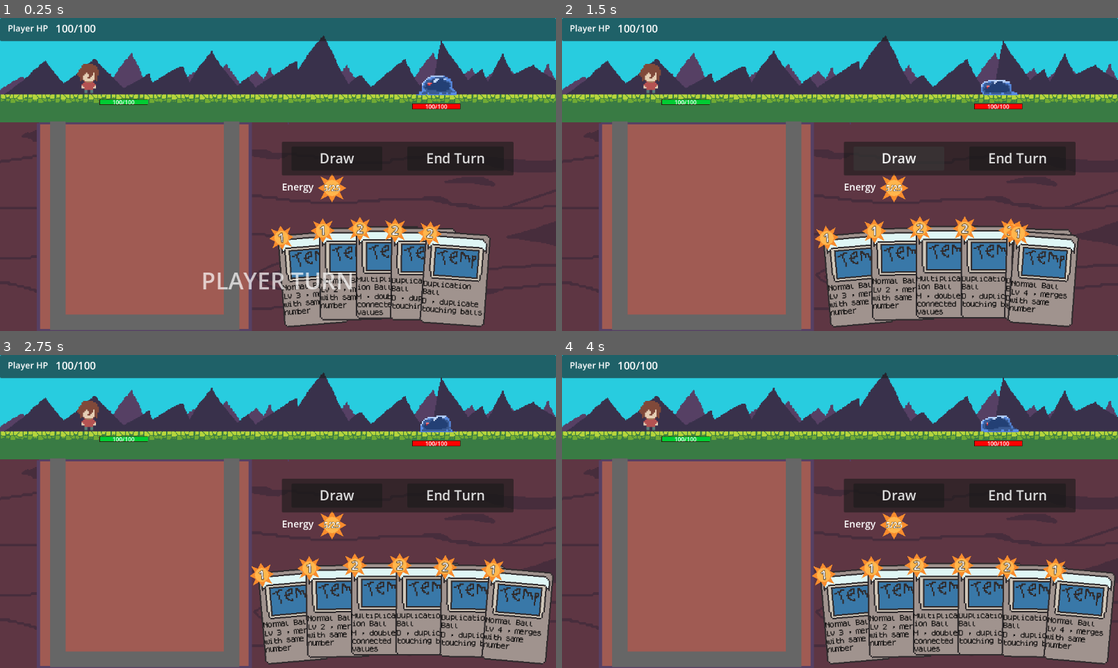
Above: before the commit, frames 1-4 (two rows, left to right).
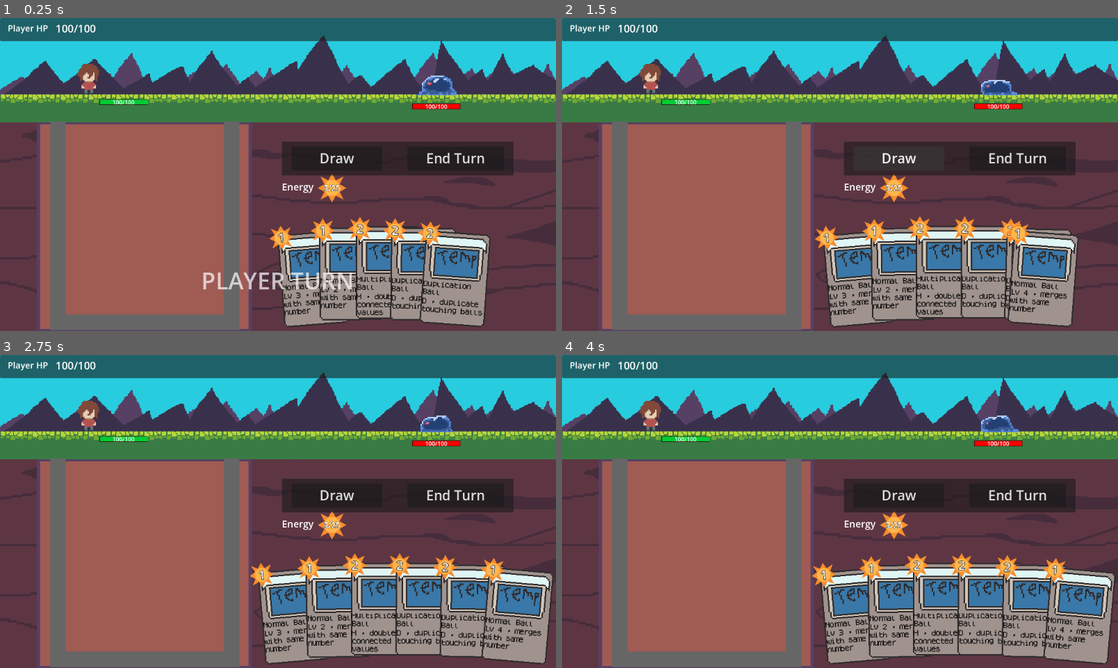
Above: after the commit, the same moments.

Repository: nmh6063-star/GameDesign-FinalProject
Game: Godot game, scene res://scenes/main.tscn
Same seed, same stepped clock (60 frames per second), same inputs: the game is played once before the commit and once after it.
Inputs (mouse positions are in pixels of both pictures, inside the frame that each line leads up to):
- Up to frame 1 (0.25 s): no input
- Up to frame 2 (1.5 s): move the mouse to (962, 158) at 0.52 s; hold D (right) 0.53-1.25 s; click (962, 158) at 0.6 s; click "Draw" at 1.25 s
- Up to frame 3 (2.75 s): move the mouse to (166, 527) at 2.02 s; hold A (left) from 2.03 s (still down); tap Space (space) at 2.1 s
- Up to frame 4 (4 s): move the mouse to (895, 442) at 2.77 s; release A (left) at 2.78 s; hold D (right) from 2.78 s (still down); click (895, 442) at 2.85 s; move the mouse to (812, 574) at 3.52 s; tap Space (space) at 3.6 s

The runs differ from the first frame. In frame 1, less than 0.1% of the frame differs, in the area x 64-71%, y 84-87%; in frame 2, less than 0.1%; in frame 3, less than 0.1%; in frame 4, less than 0.1%.

Commit message:
more changes idk

Diff:
--- a/scenes/card.tscn
+++ b/scenes/card.tscn
@@ -34,6 +34,7 @@
 theme_override_fonts/bold_font = SubResource("FontVariation_kg30u")
 theme_override_font_sizes/normal_font_size = 4
 text = "Test"
+scroll_active = false
 
 [node name="CostBadge" type="Node2D" parent="." unique_id=24366304]
 position = Vector2(-19.666666, -29.999998)
--- a/script/card/card_view.gd
+++ b/script/card/card_view.gd
@@ -42,8 +42,7 @@
 		modulate = Color(1.25, 1.25, 1.25, 1)
 	rotation = lerp_angle(rotation, targetRot * PI / 180.0, delta * rotSpeed)
 	if self.position.x > 400:
-		print("help")
-		$Info.position.x = 400- self.position.x
+		$Info.position.x = (400-self.position.x)/2.0
 
 	var over := _mouse_over_card()
 	if not _armed:
Not shown, added: export_presets.cfg
